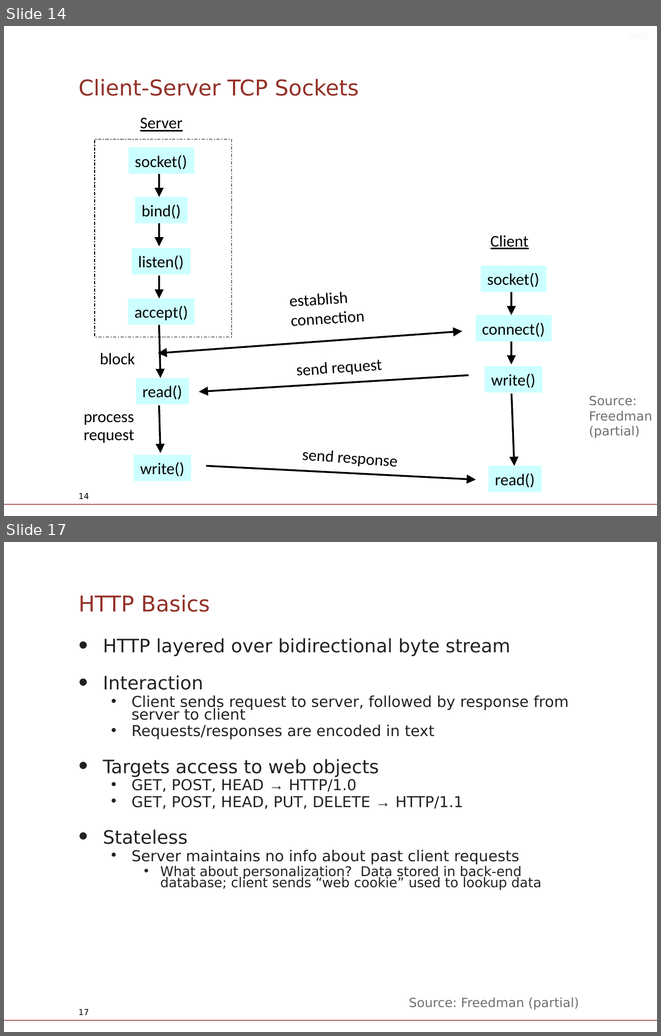
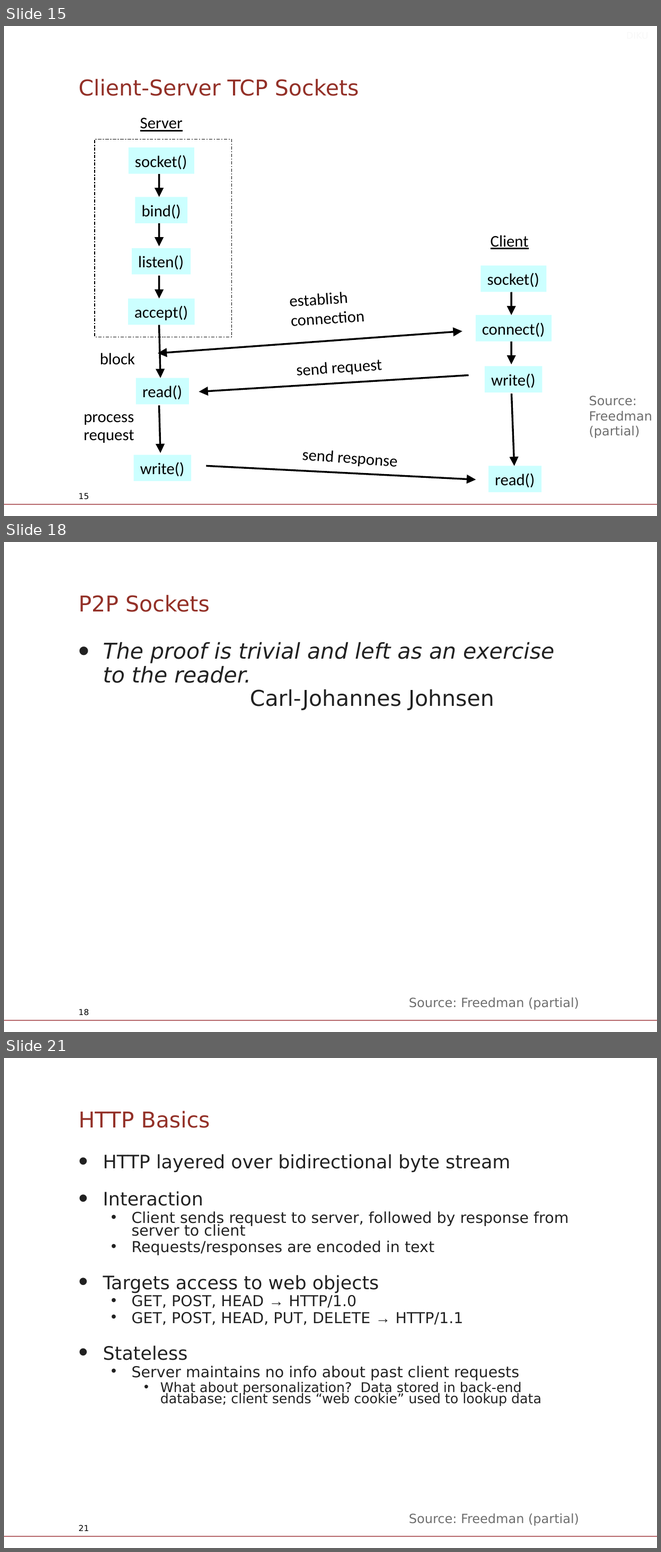
Before and after one commit to diku-compSys/compSys-e2021-pub, a slide deck: lectures/211103_application_layer_http/slides.odp. Shown one above the other, each under a label of ours: slides 14 and 17 before the commit, slides 15, 18 and 21 after it; the slides between them are not shown. The pictures are 661x1036 and 661x1552 pixels, drawn with LibreOffice and Linux fonts; fonts in the diff are those of the drawing; background and template pictures are left out. Boxes give left, top, right and bottom in pixels: in the first picture for what was removed or moved away, otherwise in the second. Text is boxed around its words. In the diff, an @@ line names an element or a change of style, - is before the commit and + after.

```diff
--- a/lectures/211103_application_layer_http/slides.odp
+++ b/lectures/211103_application_layer_http/slides.odp
@@ slide 18 added at (x1=4, y1=542, x2=657, y2=1032), background #FFFFFF; not listed: 1 template element that a slide beside it also shows @@
@@ title added at (x1=79, y1=594, x2=210, y2=612), 24 pt, text #933027 @@
+P2P Sockets
@@ text added at (x1=103, y1=642, x2=554, y2=711), 24 pt, text #212121, italic @@
+• The proof is trivial and left as an exercise to the reader.
+  Carl-Johannes Johnsen
@@ text added at (x1=409, y1=997, x2=579, y2=1009), 14 pt, text #6E6E6E @@
+Source: Freedman (partial)
@@ page number added at (x1=79, y1=1008, x2=89, y2=1015), 9 pt, text #000000 @@
+18
@@ what was slide 14 is now slide 15 @@
@@ page number at (x1=79, y1=492, x2=89, y2=499): text changed @@
-14
+15
@@ what was slide 17 is now slide 21 @@
@@ page number at (x1=79, y1=1524, x2=89, y2=1531): text changed @@
-17
+21
```
Also in this commit, not shown: 12 slides changed, 7 other slides added, 3 other files.
